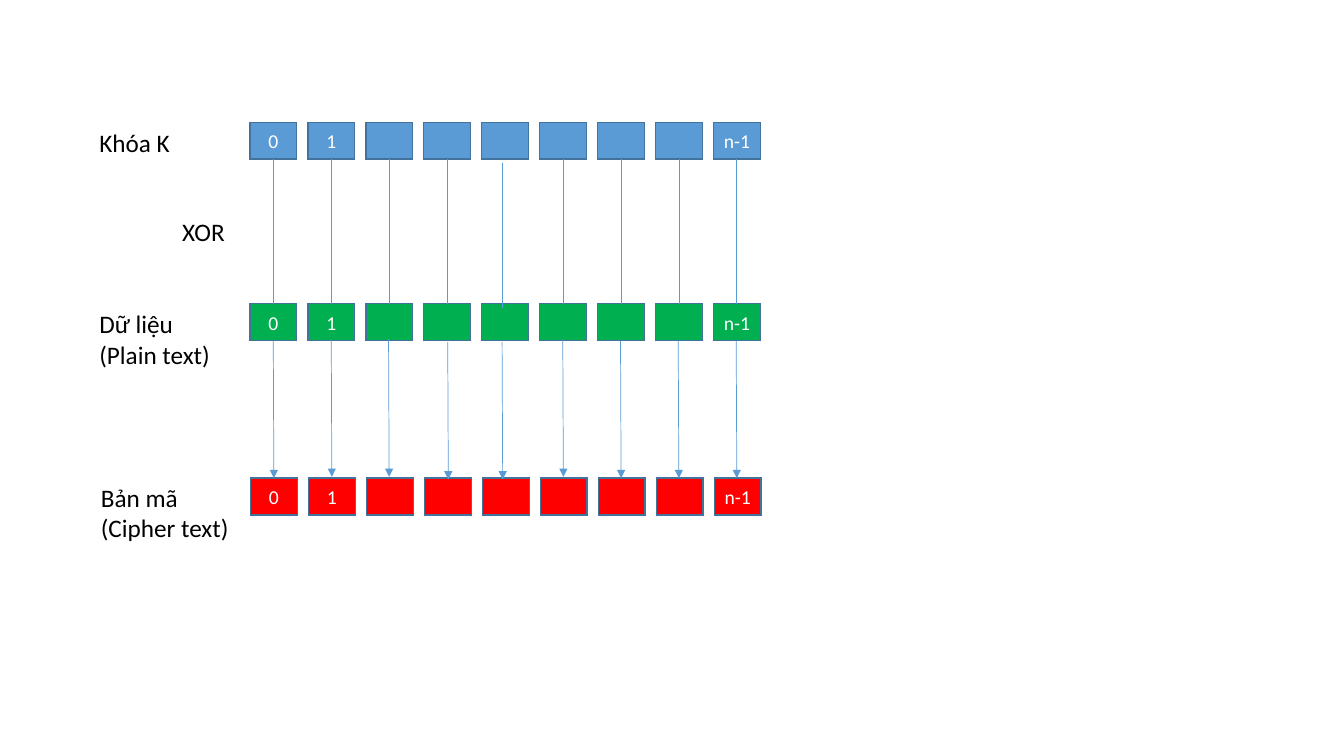
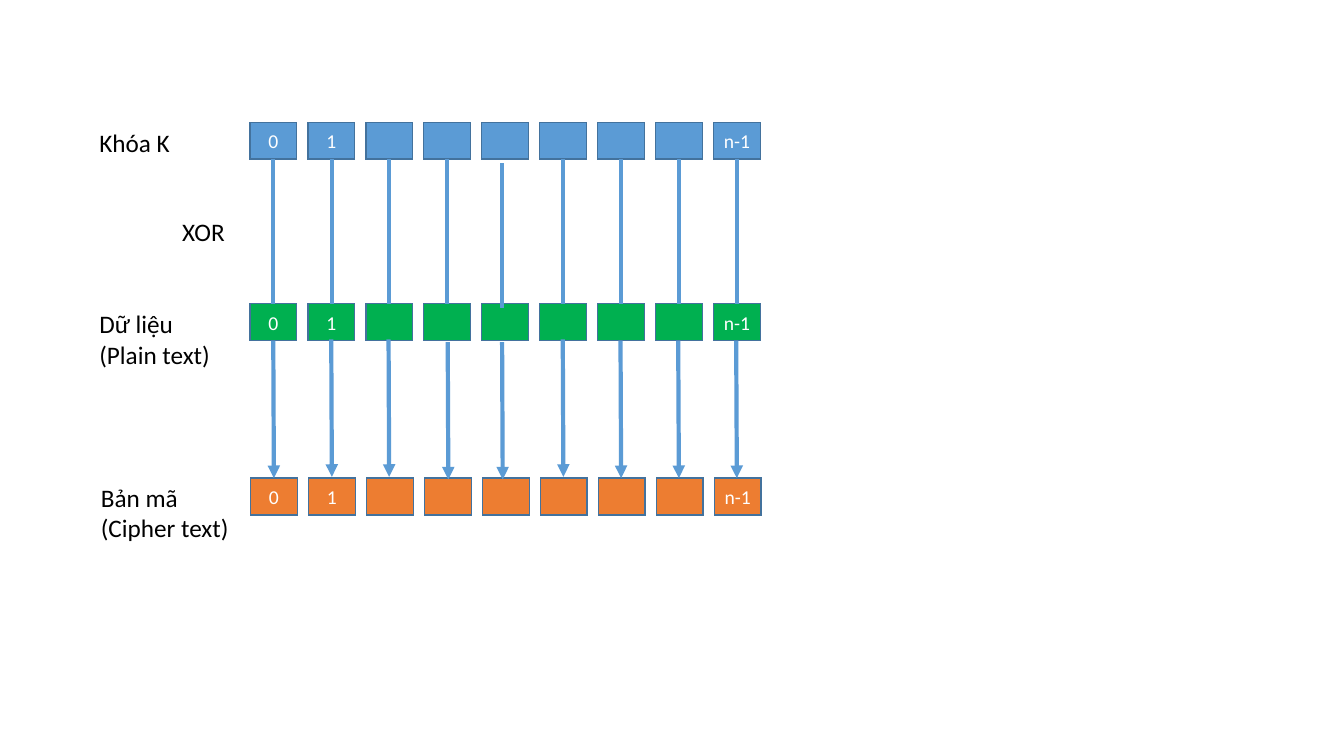
Before and after one commit to dotrungduchd/LUANVAN, a slide deck: slide 4 of Document/SODO.pptx. Drawn at 1344x756 pixels with LibreOffice and Linux fonts; fonts in the diff are those of the drawing. Boxes give left, top, right and bottom in pixels: in the first picture for what was removed or moved away, otherwise in the second. Text is boxed around its words. In the diff, an @@ line names an element or a change of style, - is before the commit and + after.

```diff
--- a/Document/SODO.pptx
+++ b/Document/SODO.pptx
@@ line (273, 159) - (273, 303): stroke #5B9BD5 0.5 pt to #5B9BD5 3 pt @@
@@ line (332, 159) - (332, 303): stroke #5B9BD5 0.5 pt to #5B9BD5 3 pt @@
@@ line (389, 159) - (389, 303): stroke #5B9BD5 0.5 pt to #5B9BD5 3 pt @@
@@ line (448, 159) - (448, 303): stroke #5B9BD5 0.5 pt to #5B9BD5 3 pt @@
@@ line (502, 163) - (502, 308): stroke #5B9BD5 0.5 pt to #5B9BD5 3 pt @@
@@ line (564, 159) - (564, 303): stroke #5B9BD5 0.5 pt to #5B9BD5 3 pt @@
@@ line (621, 159) - (621, 303): stroke #5B9BD5 0.5 pt to #5B9BD5 3 pt @@
@@ line (680, 159) - (680, 303): stroke #5B9BD5 0.5 pt to #5B9BD5 3 pt @@
@@ line (737, 159) - (737, 303): stroke #5B9BD5 0.5 pt to #5B9BD5 3 pt @@
@@ arrow (273, 341) - (274, 478): stroke #5B9BD5 0.5 pt to #5B9BD5 3 pt @@
@@ arrow (332, 340) - (332, 477): stroke #5B9BD5 0.5 pt to #5B9BD5 3 pt @@
@@ arrow (388, 340) - (389, 477): stroke #5B9BD5 0.5 pt to #5B9BD5 3 pt @@
@@ arrow (448, 342) - (449, 480): stroke #5B9BD5 0.5 pt to #5B9BD5 3 pt @@
@@ arrow (502, 342) - (503, 480): stroke #5B9BD5 0.5 pt to #5B9BD5 3 pt @@
@@ arrow (563, 340) - (564, 477): stroke #5B9BD5 0.5 pt to #5B9BD5 3 pt @@
@@ arrow (621, 341) - (621, 478): stroke #5B9BD5 0.5 pt to #5B9BD5 3 pt @@
@@ arrow (679, 341) - (679, 478): stroke #5B9BD5 0.5 pt to #5B9BD5 3 pt @@
@@ arrow (736, 341) - (737, 478): stroke #5B9BD5 0.5 pt to #5B9BD5 3 pt @@
@@ fill #FF0000 to #ED7D31 in 9 elements at bbox=[250, 478, 296, 515], bbox=[309, 478, 355, 515], bbox=[715, 478, 761, 515], bbox=[367, 478, 413, 515], bbox=[424, 478, 471, 515], bbox=[483, 478, 529, 515], bbox=[540, 478, 587, 515], bbox=[599, 478, 645, 515], bbox=[656, 478, 703, 515] @@
```
Also in this commit, not shown: 4 other slides changed, 1 slide added, 3 other files.
